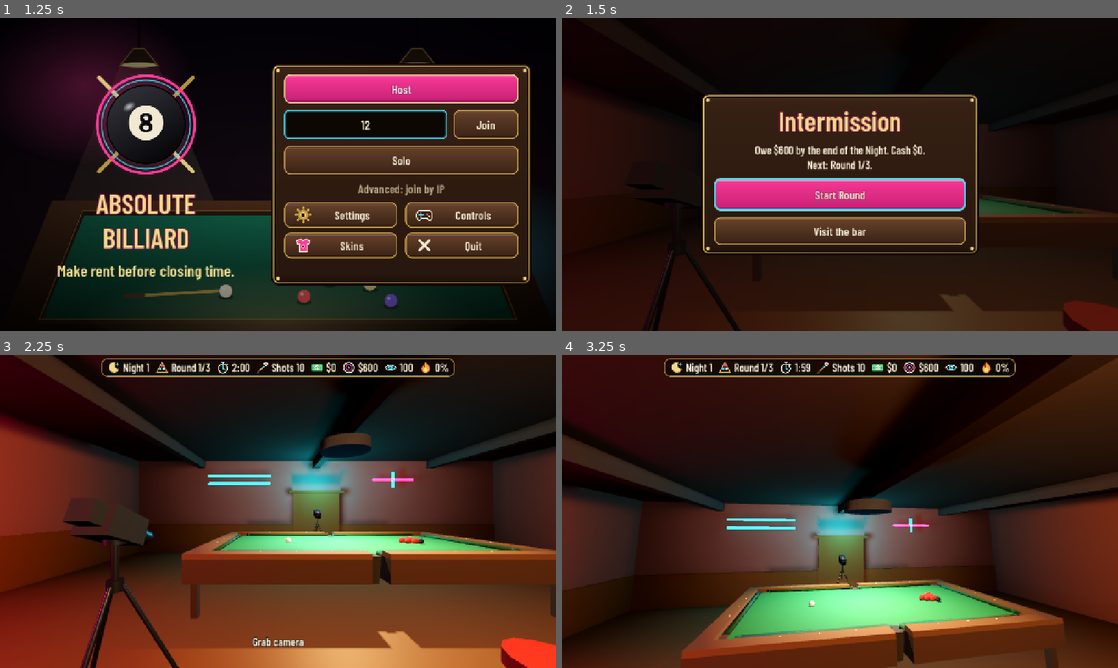
Above: before the commit, frames 1-4 (two rows, left to right).
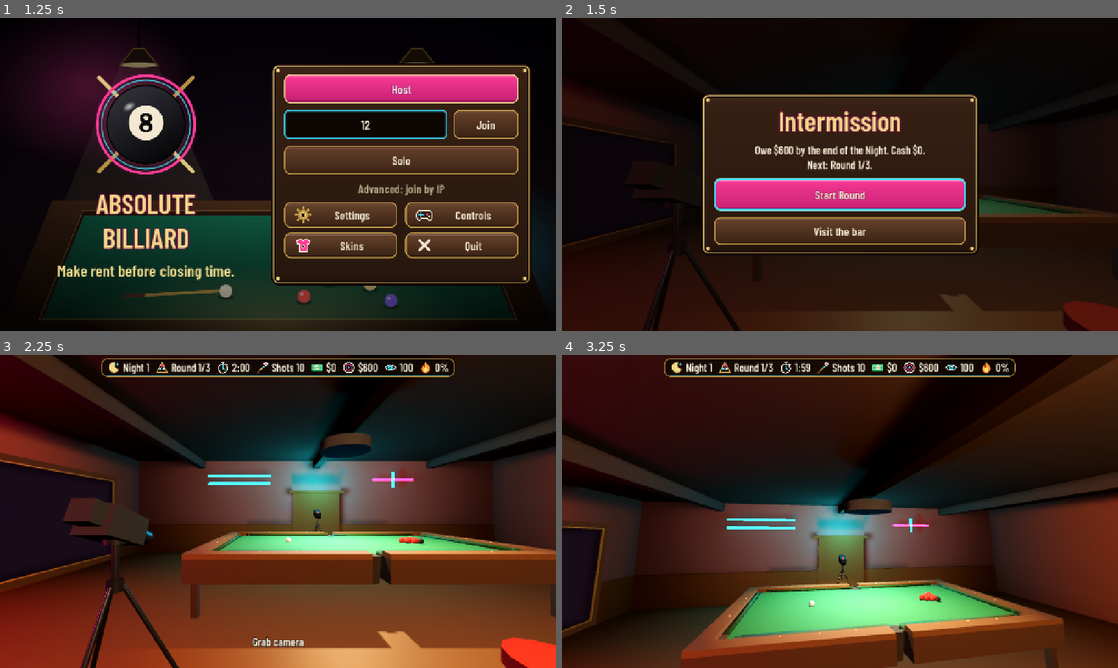
Above: after the commit, the same moments.

Repository: Cleans3/absolute-billiard
Game: Godot game, scene res://src/levels/Lobby.tscn
Two runs of this game, one before a commit and one after it. Both use one fixed random seed, a clock stepped at 60 frames per second and the inputs below.
Inputs (mouse positions are in pixels of both pictures, inside the frame that each line leads up to):
- Up to frame 1 (1.25 s): click (366, 124) at 0.52 s; type "12" at 0.6 s
- Up to frame 2 (1.5 s): click "Solo" at 1.25 s
- Up to frame 3 (2.25 s): click "Start Round" at 2 s
- Up to frame 4 (3.25 s): tap Enter at 2.75 s; move the mouse to (867, 511) at 2.77 s; hold E (elevate_up) from 2.78 s (still down); hold Right mouse button (shoot) from 2.78 s (still down); click (867, 511) at 2.92 s; tap Space (jump) at 3.02 s

Frame 1 is identical in both runs. In frame 2, 3.1% of the frame differs, in the area x 0-15%, y 34-74%; in frame 3, 5.6%, in the area x 0-21%, y 31-76%; in frame 4, 2.0%.

Commit message:
Wall mirror (C14): frustum camera behind the glass, mirror layer, 20 Hz/range/on-screen gates, perf_mirror tool
Co-Authored-By: Claude Sonnet 5.5 <noreply@anthropic.com>

Diff:
--- /dev/null
+++ b/src/gameplay/bar/Mirror.tscn
@@ -0,0 +1,21 @@
+[gd_scene format=3]
+
+[ext_resource type="Script" path="res://src/gameplay/bar/mirror.gd" id="1_mirror"]
+
+[sub_resource type="QuadMesh" id="Quad_glass"]
+size = Vector2(3.6, 2.4)
+
+[node name="Mirror" type="Node3D"]
+script = ExtResource("1_mirror")
+
+[node name="Glass" type="MeshInstance3D" parent="."]
+mesh = SubResource("Quad_glass")
+
+[node name="Frame" type="MeshInstance3D" parent="."]
+
+[node name="Notifier" type="VisibleOnScreenNotifier3D" parent="."]
+aabb = AABB(-1.9, -1.3, -0.1, 3.8, 2.6, 0.3)
+
+[node name="View" type="SubViewport" parent="."]
+
+[node name="Cam" type="Camera3D" parent="View"]
--- /dev/null
+++ b/src/gameplay/bar/mirror.gd
@@ -0,0 +1,165 @@
+class_name Mirror
+extends Node3D
+## The big wall mirror (C14, 06 P22). A planar reflection on a phone budget: a SubViewport camera sits where the viewer's
+## eye would be behind the glass and looks through the glass rectangle (a frustum camera whose near plane IS the glass, so
+## nothing behind the wall plane is drawn and no oblique-clip maths is needed). It draws only render layer 10 (room shell,
+## table, avatars; balls and props are left out) plus the local head's layer, at 576x384, at most 20 Hz (10 on quality
+## tier 2), and only while the glass is on screen and the viewer is within RANGE_M of it.
+## Orientation: local +Z is the mirror's normal, facing the room; local Y is up.
+
+const LAYER := Humanoid.MIRROR_LAYER
+const SIZE := Vector2(3.6, 2.4)
+const VIEW_PX := Vector2i(576, 384)       ## same 3:2 as the glass
+const RANGE_M := 8.0
+const RATE_HZ := 20.0
+const SLOW_TIER := 2                      ## QualityManager tier from which the rate halves
+const FAR_M := 40.0
+const NEAR_MIN_M := 0.05
+const FRAME_M := 0.14                     ## width of the wood frame
+const FRAME_BACK := -0.07                 ## the frame reaches back to the wall, 7 cm behind the glass
+const FRAME_FRONT := 0.03
+const WOOD := Color(0.24, 0.11, 0.05)
+const BRASS := Color(0.80, 0.60, 0.22)
+
+@export var shell: Node3D                 ## the BarRoom: its meshes join the mirror layer
+@export var table: Node3D                 ## the Table: its own meshes do (not the balls)
+
+var renders := 0                          ## render requests so far (probes, perf notes)
+
+var _acc := 0.0
+var _fresh := false                       ## the viewport holds an image of the current view
+
+@onready var _view: SubViewport = $View
+@onready var _cam: Camera3D = $View/Cam
+@onready var _glass: MeshInstance3D = $Glass
+@onready var _frame: MeshInstance3D = $Frame
+@onready var _notifier: VisibleOnScreenNotifier3D = $Notifier
+
+
+func _ready() -> void:
+	_view.size = VIEW_PX
+	_view.render_target_update_mode = SubViewport.UPDATE_DISABLED
+	_view.msaa_3d = Viewport.MSAA_DISABLED
+	_view.positional_shadow_atlas_size = 0  # the glass shows lit avatars, not their shadows: no atlas to fill
+	_view.gui_disable_input = true
+	_cam.projection = Camera3D.PROJECTION_FRUSTUM
+	_cam.keep_aspect = Camera3D.KEEP_HEIGHT  # a frustum camera's `size` is then the window's height at the near plane
+	_cam.cull_mask = LAYER | Humanoid.HEAD_LAYER
+	var mat := ShaderMaterial.new()
+	mat.shader = preload("res://src/shaders/mirror.gdshader")
+	mat.set_shader_parameter(&"view", _view.get_texture())
+	_glass.material_override = mat
+	_glass.cast_shadow = GeometryInstance3D.SHADOW_CASTING_SETTING_OFF
+	_build_frame()
+	tag(shell)
+	tag(table)
+	if table != null and table.has_signal(&"rebuilt"):
+		table.connect(&"rebuilt", tag.bind(table))
+
+
+## Puts every visual under `root` (but a ball's) on the mirror layer as well as layer 1. Lights, the lightmap and the
+## reflection probes count: a camera whose mask misses their layer draws the room unlit.
+func tag(root: Node) -> void:
+	if root == null:
+		return
+	for vi: VisualInstance3D in root.find_children("*", "VisualInstance3D", true, false):
+		if not vi.get_parent() is RigidBody3D:
+			vi.layers |= LAYER
+
+
+func _process(delta: float) -> void:
+	var cam := get_viewport().get_camera_3d()
+	if cam != null and _notifier.is_on_screen():
+		tick(delta, cam.global_position)
+
+
+## One frame of the schedule for a viewer at `eye`: draws when the viewer is in range of the glass and the last image is
+## older than the period (20 Hz, 10 Hz on quality tier 2). Returns whether it drew.
+func tick(delta: float, eye: Vector3) -> bool:
+	if not in_range(eye):
+		return false
+	_acc += delta
+	var period := 1.0 / (RATE_HZ * (0.5 if QualityManager.current_tier >= SLOW_TIER else 1.0))
+	if _fresh and _acc < period:
+		return false
+	_acc = 0.0
+	render_for(eye)
+	return true
+
+
+## In front of the glass and within RANGE_M of it on the floor plan.
+func in_range(eye: Vector3) -> bool:
+	return (eye - global_position).dot(global_basis.z) >= NEAR_MIN_M and Vector2(eye.x - global_position.x, eye.z - global_position.z).length() <= RANGE_M
+
+
+## Aim the camera for a viewer at `eye` and draw once.
+func render_for(eye: Vector3) -> void:
+	var n := global_basis.z.normalized()
+	var up := global_basis.y.normalized()
+	var right := n.cross(up)                          # the camera behind the glass looks along +n: its right is n x up
+	var d := (eye - global_position).dot(n)
+	_cam.global_transform = Transform3D(Basis(right, up, -n), eye - 2.0 * d * n)
+	var rel := global_position - eye
+	_cam.frustum_offset = Vector2(rel.dot(right), rel.dot(up))  # the glass rectangle's centre in that camera's view plane
+	_cam.size = SIZE.y
+	_cam.near = d
+	_cam.far = d + FAR_M
+	_view.render_target_update_mode = SubViewport.UPDATE_ONCE
+	_fresh = true
+	renders += 1
+
+
+# --- frame ---------------------------------------------------------------------------------------------
+
+## Wood frame plus a brass lip around the glass: one mesh, one vertex-coloured material (1 draw call).
+func _build_frame() -> void:
+	var st := SurfaceTool.new()
+	st.begin(Mesh.PRIMITIVE_TRIANGLES)
+	var w := SIZE.x * 0.5
+	var h := SIZE.y * 0.5
+	var f := FRAME_M
+	var z0 := FRAME_BACK
+	var z1 := FRAME_FRONT
+	_box(st, Vector3(0.0, h + f * 0.5, (z0 + z1) * 0.5), Vector3(SIZE.x + 2.0 * f, f, z1 - z0), WOOD)
+	_box(st, Vector3(0.0, -h - f * 0.5, (z0 + z1) * 0.5), Vector3(SIZE.x + 2.0 * f, f, z1 - z0), WOOD)
+	_box(st, Vector3(-w - f * 0.5, 0.0, (z0 + z1) * 0.5), Vector3(f, SIZE.y, z1 - z0), WOOD)
+	_box(st, Vector3(w + f * 0.5, 0.0, (z0 + z1) * 0.5), Vector3(f, SIZE.y, z1 - z0), WOOD)
+	var lip := 0.025
+	_box(st, Vector3(0.0, h - lip * 0.5, z1 * 0.5), Vector3(SIZE.x, lip, z1 + 0.012), BRASS)
+	_box(st, Vector3(0.0, -h + lip * 0.5, z1 * 0.5), Vector3(SIZE.x, lip, z1 + 0.012), BRASS)
+	_box(st, Vector3(-w + lip * 0.5, 0.0, z1 * 0.5), Vector3(lip, SIZE.y - 2.0 * lip, z1 + 0.012), BRASS)
+	_box(st, Vector3(w - lip * 0.5, 0.0, z1 * 0.5), Vector3(lip, SIZE.y - 2.0 * lip, z1 + 0.012), BRASS)
+	_frame.mesh = st.commit()
+	var m := StandardMaterial3D.new()
+	m.vertex_color_use_as_albedo = true
+	m.vertex_color_is_srgb = true
+	m.roughness = 0.55
+	m.metallic_specular = 0.4
+	m.emission_enabled = true  # a dynamic prop in a baked room: keep it from going black away from the lamps
+	m.emission = Color(0.30, 0.17, 0.08)
+	m.emission_energy_multiplier = 0.6
+	_frame.material_override = m
+	_frame.cast_shadow = GeometryInstance3D.SHADOW_CASTING_SETTING_OFF
+
+
+static func _box(st: SurfaceTool, centre: Vector3, size: Vector3, col: Color) -> void:
+	var hs := size * 0.5
+	for axis in 3:
+		for sgn in [-1.0, 1.0]:
+			var n := Vector3.ZERO
+			n[axis] = sgn
+			var u := Vector3.ZERO
+			u[(axis + 1) % 3] = 1.0
+			var v := n.cross(u)
+			var c := centre + n * hs[axis]
+			var a := c - u * hs[(axis + 1) % 3] - v * hs[(axis + 2) % 3]
+			var b := c + u * hs[(axis + 1) % 3] - v * hs[(axis + 2) % 3]
+			var d := c + u * hs[(axis + 1) % 3] + v * hs[(axis + 2) % 3]
+			var e := c - u * hs[(axis + 1) % 3] + v * hs[(axis + 2) % 3]
+			for tri in [[a, b, d], [a, d, e]]:
+				var cross: Vector3 = (tri[1] - tri[0]).cross(tri[2] - tri[0])
+				var order := [0, 1, 2] if cross.dot(n) < 0.0 else [0, 2, 1]  # Godot's front face is clockwise seen from outside
+				for k: int in order:
+					st.set_color(col)
+					st.set_normal(n)
+					st.add_vertex(tri[k])
--- a/src/gameplay/player/humanoid.gd
+++ b/src/gameplay/player/humanoid.gd
@@ -12,6 +12,7 @@
 enum B { PELVIS, TORSO, HEAD, UARM_R, LARM_R, UARM_L, LARM_L, THIGH_R, SHIN_R, THIGH_L, SHIN_L }
 
 const HEAD_LAYER := 1 << 19    ## render layer 20: the local player's camera culls it, shadows still fall
+const MIRROR_LAYER := 1 << 9   ## render layer 10: what the wall mirror's camera draws (room shell, table, avatars)
 const RAG_LAYER := 1 << 4      ## collision layer 5 `ragdoll` (07 §1): bones never touch each other or balls
 const RAG_MASK := 2 | 8        ## table rails + world (floor, walls, bar)
 const BLEND_SEC := 0.4
@@ -139,7 +140,7 @@
 ## but keeps casting shadows; trunk, arms, legs and feet stay visible when looking down. A mirror camera keeps HEAD_LAYER.
 func set_first_person(on: bool) -> void:
 	_first_person = on
-	_head_mi.layers = HEAD_LAYER if on else 1
+	_head_mi.layers = HEAD_LAYER if on else 1 | MIRROR_LAYER  # the mirror camera draws HEAD_LAYER too
 
 
 ## Local player in CUE: the leaning trunk would fill the aiming view, so the body only casts its shadow.
@@ -417,6 +418,7 @@
 	_head_mi = MeshInstance3D.new()
 	for mi in [_body_mi, _head_mi]:
 		mi.material_override = _shared_material()
+		mi.layers = 1 | MIRROR_LAYER
 		mi.extra_cull_margin = 2.0
 		_skel.add_child(mi)
 		mi.skeleton = NodePath("..")  # unset by default when built in code
--- a/src/levels/MainLevel.tscn
+++ b/src/levels/MainLevel.tscn
@@ -29,6 +29,7 @@
 [ext_resource type="PackedScene" path="res://src/gameplay/bar/Bartender.tscn" id="rag_bartender"]
 [ext_resource type="Script" path="res://src/gameplay/bar_room/bar_skin_director.gd" id="skins_director"]
 [ext_resource type="Script" path="res://src/gameplay/player/lean_feedback.gd" id="lean_fb"]
+[ext_resource type="PackedScene" path="res://src/gameplay/bar/Mirror.tscn" id="mirror_scene"]
 
 [node name="MainLevel" type="Node3D" unique_id=1789307385]
 script = ExtResource("5_main")
@@ -104,6 +105,11 @@
 table = NodePath("../Table")
 spawner = NodePath("../PlayerSpawner")
 
+[node name="Mirror" parent="." node_paths=PackedStringArray("shell", "table") instance=ExtResource("mirror_scene")]
+transform = Transform3D(0, 0, 1, 0, 1, 0, -1, 0, 0, -6.9, 1.4, -3.8)
+shell = NodePath("../BarRoom")
+table = NodePath("../Table")
+
 [node name="QualityManager" type="Node" parent="." node_paths=PackedStringArray("sim")]
 script = ExtResource("17_quality")
 sim = NodePath("../Table/PhysicsSim")
--- /dev/null
+++ b/src/shaders/mirror.gdshader
@@ -0,0 +1,15 @@
+shader_type spatial;
+render_mode unshaded, cull_back;
+// The wall mirror's glass (06 P22): the SubViewport that looks through the glass from the far side of the wall.
+// Its image runs right-to-left as seen from the room, hence the flipped U.
+
+uniform sampler2D view : source_color, filter_linear, repeat_disable;
+uniform vec3 tint : source_color = vec3(0.90, 0.96, 1.0);
+uniform float gain = 1.5;
+
+void fragment() {
+	vec3 c = texture(view, vec2(1.0 - UV.x, UV.y)).rgb * tint * gain;
+	vec2 e = abs(UV - 0.5) * 2.0;
+	float edge = smoothstep(0.78, 1.0, max(e.x, e.y));  // the silvering darkens toward the frame
+	ALBEDO = c * (1.0 - 0.35 * edge);
+}
--- /dev/null
+++ b/src/tools/perf_mirror.gd
@@ -0,0 +1,82 @@
+extends SceneTree
+## Draw-call / GPU cost of the wall mirror (06 P22, 07 §2 gate: draw calls p95 <= 120). Boots the real MainLevel solo
+## with five humanoids (the local player, the Bartender, three more), a live Round, then samples `FRAMES` frames in each
+## view and prints one row per view. Needs a window (headless has no renderer).
+##   godot --path . -s src/tools/perf_mirror.gd [-- --scale=0.85]
+## Rows: draw calls and primitives from RenderingServer's frame counters (the mirror's SubViewport counts), GPU ms from
+## the measured render times of the main viewport and the mirror's.
+
+const FRAMES := 300
+const VIEWS := {
+	"mirror_off_screen": [Vector3(-3.4, 0.0, -3.8), 270.0, -5.0],   # looking east, away from the glass
+	"mirror_far_3.4m": [Vector3(-3.4, 0.0, -3.8), 90.0, -5.0],      # the shooting spot beside the table, facing the glass
+	"mirror_near_1.8m": [Vector3(-5.1, 0.0, -3.8), 90.0, -5.0],
+	"mirror_oblique": [Vector3(-3.4, 0.0, -1.6), 115.0, -5.0],
+}
+
+
+func _init() -> void:
+	call_deferred("_run")
+
+
+func _run() -> void:
+	var scale := 0.85
+	for a in OS.get_cmdline_user_args():
+		if a.begins_with("--scale="):
+			scale = float(a.substr(8))
+	change_scene_to_file("res://src/levels/Lobby.tscn")
+	for i in 3:
+		await process_frame
+	current_scene.get_node("LobbyUI/Center/Menu/Solo").pressed.emit()
+	for i in 40:
+		await process_frame
+	var level := current_scene
+	root.scaling_3d_scale = scale
+	root.msaa_3d = Viewport.MSAA_2X
+	var player: Player = level.get_node("PlayerSpawner").get_local_player()
+	level.get_node("GameLoop").advance()
+	for i in 60:
+		await process_frame
+	for spot in [Vector3(-2.0, 0, 1.0), Vector3(2.5, 0, 0.5), Vector3(-5.0, 0, -5.5)]:
+		var h := Humanoid.new()
+		level.add_child(h)
+		h.global_position = spot
+	var mirror: Mirror = level.get_node("Mirror")
+	var main_rid := root.get_viewport_rid()
+	RenderingServer.viewport_set_measure_render_time(main_rid, true)
+	RenderingServer.viewport_set_measure_render_time(mirror.get_node("View").get_viewport_rid(), true)
+	print("PERF_MIRROR scale=%.2f avatars=5 balls=%d" % [scale, level.get_node("RoundDirector").get_balls().size()])
+	for name: String in VIEWS:
+		var v: Array = VIEWS[name]
+		player.global_position = v[0]
+		player.rotation.y = deg_to_rad(v[1])
+		player.head.rotation.x = deg_to_rad(v[2])
+		for i in 30:
+			await process_frame
+		var dc: Array[float] = []
+		var prim: Array[float] = []
+		var gpu: Array[float] = []
+		var gpu_mirror: Array[float] = []
+		var renders := mirror.renders
+		for i in FRAMES:
+			await process_frame
+			dc.append(RenderingServer.get_rendering_info(RenderingServer.RENDERING_INFO_TOTAL_DRAW_CALLS_IN_FRAME))
+			prim.append(RenderingServer.get_rendering_info(RenderingServer.RENDERING_INFO_TOTAL_PRIMITIVES_IN_FRAME))
+			gpu.append(RenderingServer.viewport_get_measured_render_time_gpu(main_rid))
+			gpu_mirror.append(RenderingServer.viewport_get_measured_render_time_gpu(mirror.get_node("View").get_viewport_rid()))
+		print("PERF_MIRROR %-18s dc mean %5.1f p95 %5.1f max %5.1f | tris max %7.0f | gpu main %.2f ms mirror %.2f ms (mean) | mirror renders %d/%d frames" % [
+			name, _mean(dc), _p(dc, 0.95), _p(dc, 1.0), _p(prim, 1.0), _mean(gpu), _mean(gpu_mirror), mirror.renders - renders, FRAMES])
+	quit()
+
+
+func _mean(a: Array[float]) -> float:
+	var s := 0.0
+	for x in a:
+		s += x
+	return s / maxf(a.size(), 1.0)
+
+
+func _p(a: Array[float], q: float) -> float:
+	var b := a.duplicate()
+	b.sort()
+	return b[mini(int(q * (b.size() - 1) + 0.5), b.size() - 1)]
--- /dev/null
+++ b/tests/player/mirror_probe.gd
@@ -0,0 +1,125 @@
+extends SceneTree
+## The wall mirror (C14, 06 P22), the parts that need no renderer: placement, the render layers (shell, table, avatars
+## and the local head in; balls out), the reflected camera's geometry (the glass maps onto the whole viewport, the eye
+## sits behind the wall), the gates (range, side) and the rate (20 Hz, 10 Hz on tier 2).
+##   godot --path . --headless -s tests/player/mirror_probe.gd
+## Prints MIRROR OK, or the failing checks and MIRROR FAIL (exit 1).
+
+var fails := 0
+var finished := false
+
+
+func _init() -> void:
+	create_timer(60.0).timeout.connect(func() -> void:
+		if not finished:
+			print("MIRROR FAIL (script error or hang)")
+			quit(1))
+	_run()
+
+
+func _check(ok: bool, what: String) -> void:
+	if not ok:
+		fails += 1
+		print("FAIL: ", what)
+
+
+func _near(a: float, b: float, eps := 0.01) -> bool:
+	return absf(a - b) <= eps
+
+
+func _run() -> void:
+	await process_frame
+	SaveManager.root = "user://test_mirror"
+	DirAccess.make_dir_recursive_absolute(SaveManager.root)
+	var lobby: Node = load("res://src/levels/Lobby.tscn").instantiate()
+	root.add_child(lobby)
+	await process_frame
+	lobby.get_node("LobbyUI/Center/Menu/Solo").pressed.emit()
+	for i in 12:
+		await process_frame
+	var level := current_scene
+	level.get_node("GameLoop").advance()
+	for i in 30:
+		await process_frame
+	var mirror := level.get_node_or_null("Mirror") as Mirror
+	_check(mirror != null, "MainLevel has a Mirror")
+	var cam: Camera3D = mirror.get_node("View/Cam")
+	var view: SubViewport = mirror.get_node("View")
+	_check(mirror.global_position.is_equal_approx(Vector3(-6.9, 1.4, -3.8)), "centred on the west wall at (-6.90, 1.4, -3.8): %s" % mirror.global_position)
+	_check(mirror.global_basis.z.is_equal_approx(Vector3.RIGHT) and mirror.global_basis.y.is_equal_approx(Vector3.UP), "faces +x, upright")
+	_check(view.size.y <= 384 and view.size == Mirror.VIEW_PX and _near(float(view.size.x) / view.size.y, Mirror.SIZE.x / Mirror.SIZE.y, 0.001), "sub viewport %s, <= 384 px tall, the glass's aspect" % view.size)
+	_check(view.render_target_update_mode == SubViewport.UPDATE_DISABLED, "the view only draws when asked")
+
+	# render layers
+	var geo_ok := true
+	for mi: MeshInstance3D in level.get_node("BarRoom/Geometry").get_children():
+		geo_ok = geo_ok and (mi.layers & Mirror.LAYER) != 0 and (mi.layers & 1) != 0
+	_check(geo_ok, "the room shell is on the mirror layer (and still layer 1)")
+	var lm := level.get_node("BarRoom/Lightmap") as VisualInstance3D
+	_check((lm.layers & Mirror.LAYER) != 0, "the lightmap is on it too (a mask that misses it draws the room black)")
+	var table_ok := false
+	for mi: MeshInstance3D in level.get_node("Table").find_children("*", "MeshInstance3D", true, false):
+		if not mi.get_parent() is RigidBody3D:
+			table_ok = (mi.layers & Mirror.LAYER) != 0
+			if not table_ok:
+				break
+	_check(table_ok, "the table's meshes are on the mirror layer")
+	var ball_hit := false
+	for b: Ball in level.get_node("RoundDirector").get_balls():
+		for mi: MeshInstance3D in b.find_children("*", "MeshInstance3D", true, false):
+			ball_hit = ball_hit or (mi.layers & Mirror.LAYER) != 0
+	_check(not ball_hit, "balls are not drawn in the mirror")
+	var player := level.get_node("PlayerSpawner").get_local_player() as Player
+	var hum := player.humanoid
+	_check((hum._body_mi.layers & Mirror.LAYER) != 0, "avatar body is on the mirror layer")
+	_check(hum._head_mi.layers == Humanoid.HEAD_LAYER and (cam.cull_mask & Humanoid.HEAD_LAYER) != 0 and (player.cam.cull_mask & Humanoid.HEAD_LAYER) == 0,
+		"the local head is on HEAD_LAYER: the mirror camera draws it, the player's own camera does not")
+	_check(cam.cull_mask == (Mirror.LAYER | Humanoid.HEAD_LAYER), "the mirror camera draws the mirror layer and the head layer only")
+	_check(level.get_node("Bar/Bartender/Humanoid")._body_mi.layers & Mirror.LAYER != 0, "the Bartender is in the mirror")
+
+	# the reflected camera
+	var eye := Vector3(-3.4, 1.6, -3.8)
+	mirror.render_for(eye)
+	await process_frame
+	_check(cam.global_position.is_equal_approx(Vector3(-10.4, 1.6, -3.8)), "the eye is mirrored to the far side of the wall: %s" % cam.global_position)
+	_check(cam.global_position.x < mirror.global_position.x, "the camera sits behind the glass plane")
+	_check(_near(cam.near, eye.x - mirror.global_position.x), "near plane = the glass plane (distance %.2f)" % cam.near)
+	var corners := {}
+	for c: Vector2 in [Vector2(-1.8, 1.2), Vector2(1.8, -1.2)]:
+		var p := mirror.global_position + mirror.global_basis.x * c.x + mirror.global_basis.y * c.y
+		corners[c] = cam.unproject_position(p)
+	var tl: Vector2 = corners[Vector2(-1.8, 1.2)]
+	var br: Vector2 = corners[Vector2(1.8, -1.2)]
+	_check(_near(tl.x, view.size.x, 1.0) and _near(tl.y, 0.0, 1.0) and _near(br.x, 0.0, 1.0) and _near(br.y, view.size.y, 1.0),
+		"the glass fills the whole viewport (mirrored in x): %s %s" % [tl, br])
+	# an eye off to the side and above: the glass still fills the view
+	mirror.render_for(Vector3(-2.0, 2.4, -1.5))
+	await process_frame
+	tl = cam.unproject_position(mirror.global_position + mirror.global_basis.x * -1.8 + mirror.global_basis.y * 1.2)
+	br = cam.unproject_position(mirror.global_position + mirror.global_basis.x * 1.8 + mirror.global_basis.y * -1.2)
+	_check(_near(tl.x, view.size.x, 1.0) and _near(tl.y, 0.0, 1.0) and _near(br.x, 0.0, 1.0) and _near(br.y, view.size.y, 1.0),
+		"...also for an eye off-axis: %s %s" % [tl, br])
+
+	# gates and rate
+	_check(mirror.in_range(Vector3(-3.4, 1.6, -3.8)), "3.5 m in front: in range")
+	_check(not mirror.in_range(Vector3(2.0, 1.6, -3.8)), "8.9 m away: out of range")
+	_check(not mirror.in_range(Vector3(-7.5, 1.6, -3.8)), "behind the glass plane: no render")
+	var drawn := 0
+	var at := Vector3(-3.4, 1.6, -3.8)
+	QualityManager.current_tier = 0
+	for i in 120:  # two seconds at 60 fps
+		drawn += 1 if mirror.tick(1.0 / 60.0, at) else 0
+	_check(drawn >= 34 and drawn <= 42, "tier 0 draws at 20 Hz: %d draws in 2 s" % drawn)
+	drawn = 0
+	QualityManager.current_tier = 2
+	for i in 120:
+		drawn += 1 if mirror.tick(1.0 / 60.0, at) else 0
+	_check(drawn >= 15 and drawn <= 22, "tier 2 halves it: %d draws in 2 s" % drawn)
+	QualityManager.current_tier = 0
+	drawn = 0
+	for i in 120:
+		drawn += 1 if mirror.tick(1.0 / 60.0, Vector3(5.0, 1.6, -3.8)) else 0
+	_check(drawn == 0, "out of range draws nothing")
+	finished = true
+	print("MIRROR OK" if fails == 0 else "MIRROR FAIL (%d)" % fails)
+	quit(0 if fails == 0 else 1)
Not shown, added: src/gameplay/bar/mirror.gd.uid
Not shown, added: src/shaders/mirror.gdshader.uid
Not shown, added: src/tools/perf_mirror.gd.uid
Not shown, added: tests/player/mirror_probe.gd.uid
